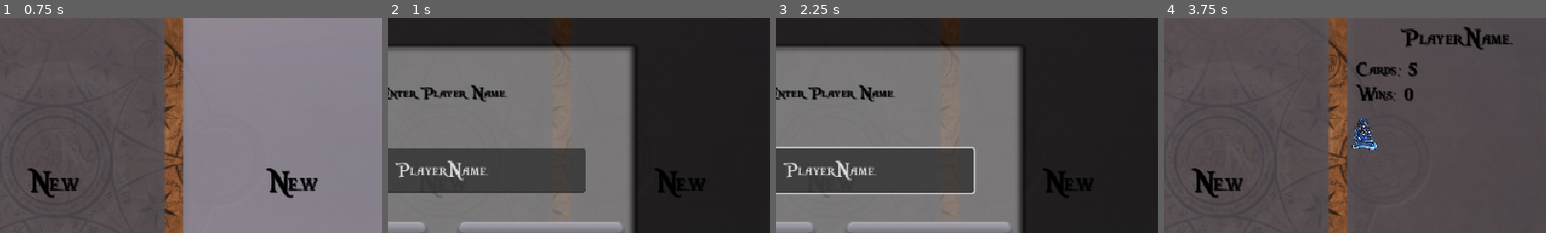
Above: before the commit, frames 1-4 (left to right).
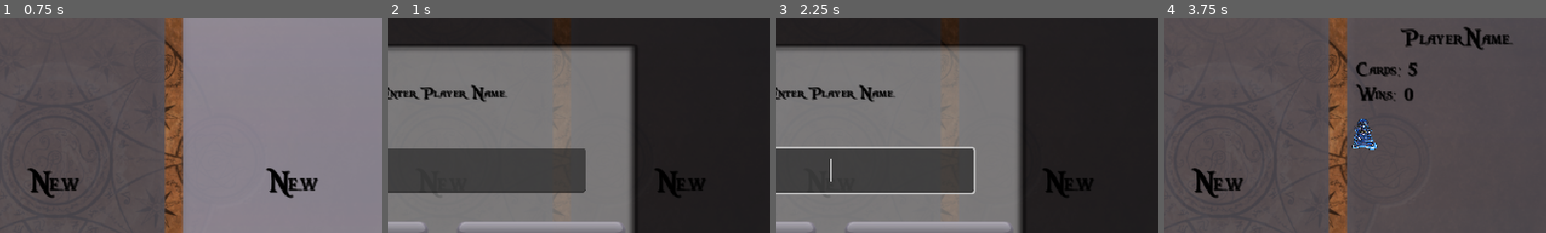
Above: after the commit, the same moments.

Repository: IsamuBarbieri/card_master
Game: Godot game, scene res://scenes/menu/Splash.tscn
Same seed, same stepped clock (60 frames per second), same inputs: the game is played once before the commit and once after it. Sound files missing from this copy of the repository are replaced by a short silence.
Inputs (mouse positions are % of the whole screen's width and height, from its top left):
- Up to frame 1 (0.75 s): tap Enter (nav_accept) at 0.5 s; move the mouse to (72, 45) at 0.52 s; hold Right (nav_right) from 0.53 s (still down); hold Enter (nav_accept) from 0.53 s (still down); click (72, 45) at 0.67 s
- Up to frame 2 (1 s): keep holding Right (nav_right); keep holding Enter (nav_accept); tap Space at 0.77 s
- Up to frame 3 (2.25 s): release Right (nav_right) at 1.25 s; release Enter (nav_accept) at 1.25 s; click "1" at 1.25 s; click "2" at 2 s
- Up to frame 4 (3.75 s): click "3" at 2.75 s; click "OK" at 3.5 s
The pictures show only the part of the screen within x 43-93%, y 17-67%; the shares and areas given below are measured in that part.

Frame 1 is identical in both runs. In frame 2, 0.7% of the frame differs, in the area x 2-27%, y 65-76%; in frame 3, 0.7%, in the area x 2-27%, y 65-77%; in frame 4, nothing differs.

Commit message:
Fix DeckSelect focus desync on last-card removal, add X-to-favourite shortcut, clear default save name
Deck slots never had a real enabled_fn (always reported enabled even
when empty), so removing a deck's last card left the cursor stuck on
the emptied slot while the visual highlight jumped to the wheel -
pressing X right after landed on whatever the wheel now had centered
instead of being the no-op it looked like. Slots now report their
actual occupancy, matching how wheels already worked.

X on a deck card now mirrors A's removal but always forces the card
into Favourites (and flags it) regardless of where it originally came
from, instead of being a no-op there. Name entry (both the LineEdit
and the on-screen keyboard) no longer pre-fills "PlayerName" - it
still falls back to that only if submitted empty.

Also: on-screen keyboard caret is now a static "|" instead of "_",
matching the real LineEdit's default caret.

Co-Authored-By: Claude Sonnet 5 <noreply@anthropic.com>

Diff:
--- a/scripts/deckselect/DeckSelect.gd
+++ b/scripts/deckselect/DeckSelect.gd
@@ -152,7 +152,8 @@
 	var slot_items: Array = []
 	for i in 5:
 		slot_items.append(nav.add_virtual(&"slot", (func(idx: int) -> Rect2:
-			return Rect2(lower_deck.card_x(idx), lower_deck.card_y(idx), lower_deck.card_width(idx), lower_deck.card_height(idx))).bind(i), 10 + i))
+			return Rect2(lower_deck.card_x(idx), lower_deck.card_y(idx), lower_deck.card_width(idx), lower_deck.card_height(idx))).bind(i), 10 + i,
+			0, (func(idx: int) -> bool: return lower_deck.card_stats(idx) != null).bind(i)))
 
 	var right_item := nav.add_virtual(&"wheel", func() -> Rect2:
 		return Rect2(deck_selector_right.central_card_x(), deck_selector_right.central_card_y(), deck_selector_right.card_width, deck_selector_right.card_height), 2,
@@ -320,11 +321,19 @@
 		if target != -1:
 			_snap_to_box(selector, target, false)
 
-## X's action: moves the focused wheel's centered card to the other wheel,
-## toggling is_favourite along the way. A no-op when a slot (not a wheel) is
-## focused - X has no meaning there.
+## X's action depends on what's focused. On a wheel: moves the centered card
+## to the OTHER wheel, toggling is_favourite along the way. On a deck slot:
+## same removal A does, except the card is always forced into Favourites
+## instead of returning to whichever wheel it originally came from - one
+## press for "I don't want this in my deck, but I want to remember it",
+## instead of A then X.
 func _toggle_favourite() -> void:
-	if nav.current == null or nav.current.id != &"wheel":
+	if nav.current == null:
+		return
+	if nav.current.id == &"slot":
+		_force_favourite_from_slot(nav.current.meta - 10)
+		return
+	if nav.current.id != &"wheel":
 		return
 	var from_left: bool = nav.current.meta == 1
 	var from_selector: DeckSelectorWheel = deck_selector_left if from_left else deck_selector_right
@@ -342,6 +351,29 @@
 	to_selector.add_card_and_center(cstats)
 	next_sel = 2 if from_left else 1
 	nav.focus_by_meta(next_sel)
+
+## Mirrors _on_nav_activated's &"slot" branch (A on a deck card) - same
+## removal, same "stay on the nearest remaining deck card" cursor behavior -
+## except the destination is always deck_selector_right (Favourites),
+## regardless of cstats.is_favourite. add_card (not add_card_and_center) sets
+## is_favourite to match its wheel on its own (see CardMatrix.add_card), and
+## keeps whatever the Favourites wheel already had centered, same reasoning
+## as A's own return-to-wheel path.
+func _force_favourite_from_slot(index: int) -> void:
+	var cstats: Card = lower_deck.card_stats(index)
+	if cstats == null:
+		return
+	_cancel_current_interaction()
+	lower_deck.remove_card(index)
+	deck_selector_right.add_card(cstats)
+	_enter_waiting_input()
+	var nearest := _nearest_filled_slot(index)
+	if nearest != -1:
+		next_sel = 10 + nearest
+		nav.focus_by_meta(next_sel, &"slot")
+	else:
+		next_sel = 2
+		_ensure_valid_focus(next_sel)
 
 ## A's semantics mirror _handle_double_click, keyed by the focused nav item
 ## instead of a click point: a wheel sends its centered card to the first
--- a/scripts/menu/StartMenu.gd
+++ b/scripts/menu/StartMenu.gd
@@ -205,7 +205,7 @@
 	]))
 
 func _open_keyboard() -> void:
-	keyboard = OnScreenKeyboard.new("PlayerName")
+	keyboard = OnScreenKeyboard.new("")
 	keyboard.position = (Vector2(SCREEN_W, SCREEN_H) - OnScreenKeyboard.PANEL_SIZE) / 2.0
 	add_child(keyboard)
 	nav.active = false
@@ -368,7 +368,6 @@
 	name_edit = LineEdit.new()
 	name_edit.position = Vector2(70, 134)
 	name_edit.size = Vector2(360, 56)
-	name_edit.text = "PlayerName"
 	name_edit.max_length = 20
 	name_edit.add_theme_font_override("font", font_stylish)
 	name_edit.add_theme_font_size_override("font_size", 25)
@@ -419,7 +418,7 @@
 		if ControllerUI.is_gamepad():
 			_open_keyboard()
 		else:
-			name_edit.text = "PlayerName"
+			name_edit.text = ""
 			name_dialog.visible = true
 	else:
 		Game.player = SaveSystem.load_player(slot_index)
--- a/scripts/ui/OnScreenKeyboard.gd
+++ b/scripts/ui/OnScreenKeyboard.gd
@@ -178,6 +178,6 @@
 	_update_caret()
 
 func _update_caret() -> void:
-	# Static, not blinking - matches LineEdit's own default caret in mouse
-	# mode (caret_blink off), which the flashing underscore didn't.
-	_caret_label.text = _text + "_"
+	# Static, not blinking, and "|" not "_" - matches LineEdit's own default
+	# caret in mouse mode (a thin vertical bar, caret_blink off) exactly.
+	_caret_label.text = _text + "|"
